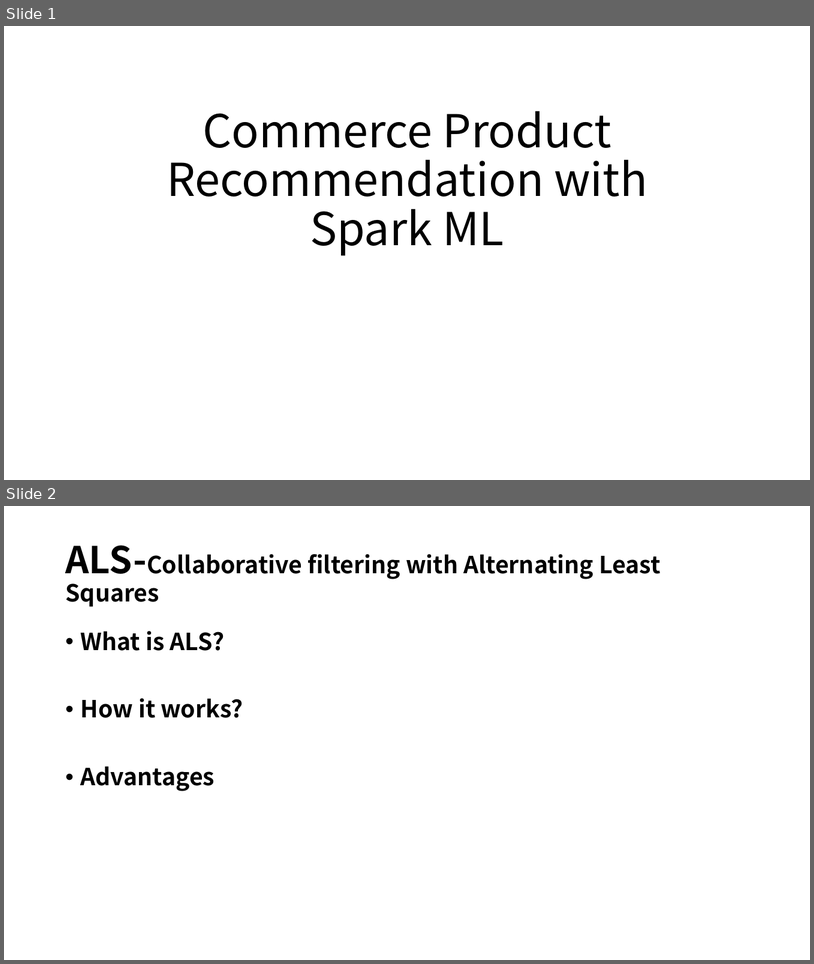
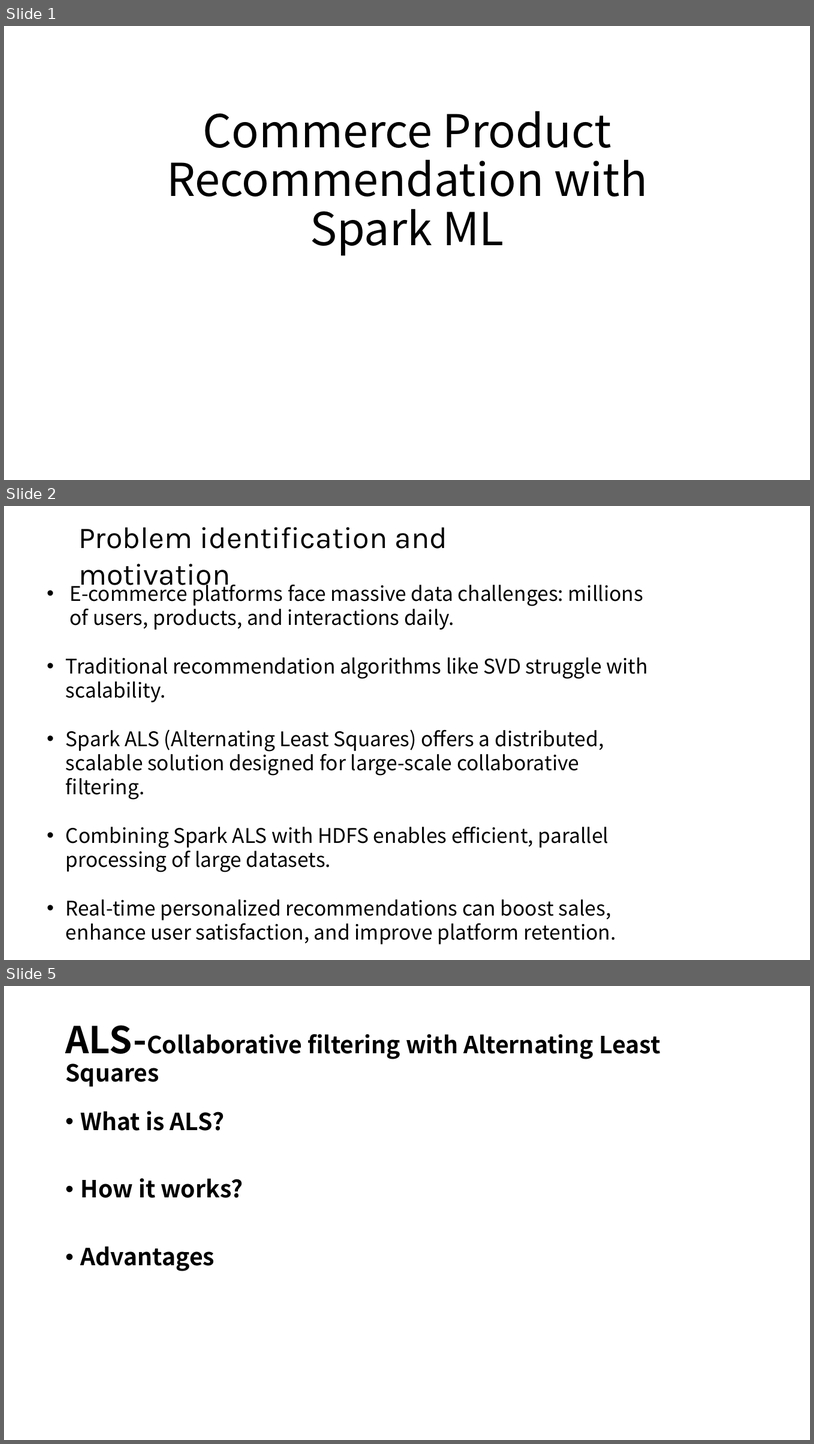
Before and after one commit to susie682/752-project, a slide deck: Commerce Product Recommendation with Spark ML-PPT.pptx. Shown one above the other, each under a label of ours: slides 1 and 2 before the commit, slides 1, 2 and 5 after it; the slides between them are not shown. The pictures are 814x964 and 814x1444 pixels, drawn with LibreOffice and Linux fonts; fonts in the diff are those of the drawing. Boxes give left, top, right and bottom in pixels: in the first picture for what was removed or moved away, otherwise in the second. Text is boxed around its words. In the diff, an @@ line names an element or a change of style, - is before the commit and + after.

```diff
--- a/Commerce Product Recommendation with Spark ML-PPT.pptx
+++ b/Commerce Product Recommendation with Spark ML-PPT.pptx
@@ slide 2 added at bbox=[4, 506, 810, 960], background #FFFFFF @@
@@ text added at bbox=[78, 527, 447, 592], 36 pt, text #000000 @@
+Problem identification and motivation
@@ text added at bbox=[66, 580, 648, 944], 24 pt, text #000000 @@
+• E-commerce platforms face massive data challenges: millions of users, products, and interactions daily.
+• Traditional recommendation algorithms like SVD struggle with scalability.
+• Spark ALS (Alternating Least Squares) offers a distributed, scalable solution designed for large-scale collaborative filtering.
+• Combining Spark ALS with HDFS enables efficient, parallel processing of large datasets.
+• Real-time personalized recommendations can boost sales, enhance user satisfaction, and improve platform retention.
@@ what was slide 2 is now slide 5 @@
```
Also in this commit, not shown: 4 other slides added.
